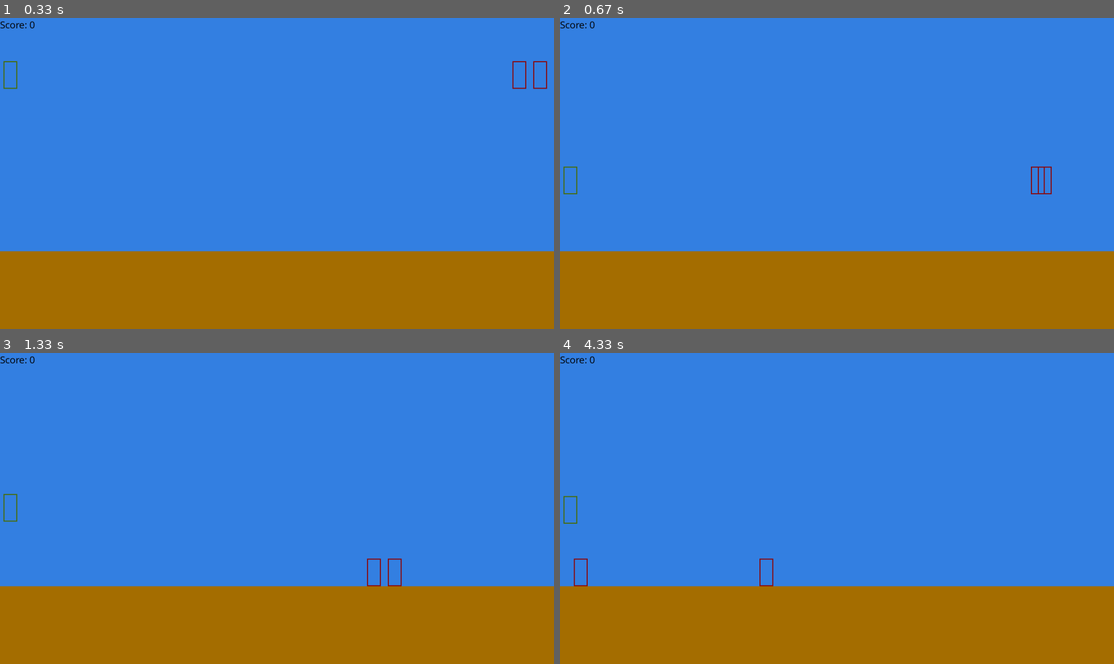
Above: before the commit, frames 1-4 (two rows, left to right).
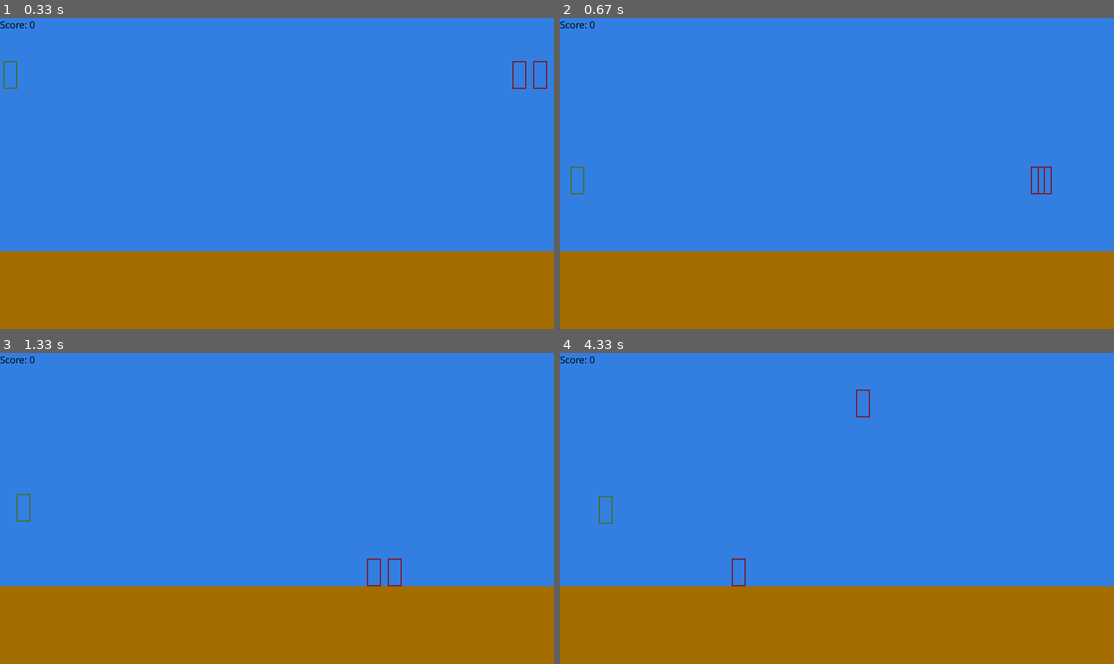
Above: after the commit, the same moments.

Repository: D3t3rm1nat1on/OurGame_PyGame
Game: pygame game, started from src/main.py
The game is run twice, just before and just after one commit, with the same random seed, the same clock (stepped at 60 frames per second) and the same inputs.
Inputs:
- Up to frame 1 (0.33 s): no input
- Up to frame 2 (0.67 s): hold Right from 0.33 s (still down)
- Up to frame 3 (1.33 s): release Right at 0.8 s; hold Up 0.83-1.13 s; hold Right from 1.17 s (still down)
- Up to frame 4 (4.33 s): release Right at 1.63 s; hold Down 1.67-1.97 s; hold Up 2-2.37 s; hold Right 2.4-3.03 s; hold Down 3.07-3.43 s; hold Right 3.47-3.93 s; hold Up 3.97-4.27 s; hold Right from 4.3 s (still down)

Frame 1 is identical in both runs. In frame 2, 0.1% of the frame differs, in the area x 0-5%, y 47-57%; in frame 3, 0.1%; in frame 4, 0.4%, in the area x 0-56%, y 11-76%.

Commit message:
sprinting + crouching FIX

Diff:
--- a/src/command/CrouchCommand.py
+++ b/src/command/CrouchCommand.py
@@ -9,7 +9,8 @@
         self.unit = unit
 
     def run(self):
-        if not self.unit.is_crouching:
+        if not self.unit.is_crouching and self.unit.position.y + self.unit.rect_collision.size[1] >= self.state.ground.y:
             self.unit.rect_collision.size = self.unit.crouch_size
             self.unit.position.y += self.unit.size.y - self.unit.crouch_size.y
+            self.unit.speed.x -= 1
             self.unit.is_crouching = True
--- /dev/null
+++ b/src/command/SprintCommand.py
@@ -0,0 +1,14 @@
+from pygame.math import Vector2
+
+from .Command import Command
+
+
+class SprintCommand(Command):
+    def __init__(self, state, unit):
+        self.state = state
+        self.unit = unit
+
+    def run(self):
+        if not self.unit.is_sprinting:
+            self.unit.speed.x += 1
+            self.unit.is_sprinting = True
--- a/src/main.py
+++ b/src/main.py
@@ -5,7 +5,7 @@
 from pygame.math import Vector2
 
 import src.state as states
-from src.command import JumpCommand, MoveCommand, MoveEnemyCommand, CrouchCommand
+from src.command import JumpCommand, MoveCommand, MoveEnemyCommand, CrouchCommand, SprintCommand
 from src.state import GameState
 
 os.environ['SDL_VIDEO_CENTERED'] = '1'
@@ -46,11 +46,20 @@
                 elif event.key == pygame.K_DOWN:
                     command = CrouchCommand.CrouchCommand(self.state, self.player)
                     self.commands.append(command)
+                elif event.key == pygame.K_RIGHT:
+                    command = SprintCommand.SprintCommand(self.state, self.player)
+                    self.commands.append(command)
             elif event.type == pygame.KEYUP:
                 if event.key == pygame.K_DOWN:
-                    self.player.is_crouching = False
-                    self.player.rect_collision.size = self.player.size
-                    self.player.position.y -= self.player.size.y - self.player.crouch_size.y
+                    if self.player.is_crouching:
+                        self.player.is_crouching = False
+                        self.player.rect_collision.size = self.player.size
+                        self.player.position.y -= self.player.size.y - self.player.crouch_size.y
+                        self.player.speed.x += 1
+                if event.key == pygame.K_RIGHT:
+                    if self.player.is_sprinting:
+                        self.player.is_sprinting = False
+                        self.player.speed.x -= 1
 
         command = MoveCommand(self.state, self.player)
         self.commands.append(command)
--- a/src/state/Unit.py
+++ b/src/state/Unit.py
@@ -12,3 +12,5 @@
         self.rect_collision = pygame.Rect(position, size)
         self.crouch_size = Vector2(size.x, size.y / 2)
         self.is_crouching = False
+        self.is_sprinting = False
+        self.is_slowing = False
